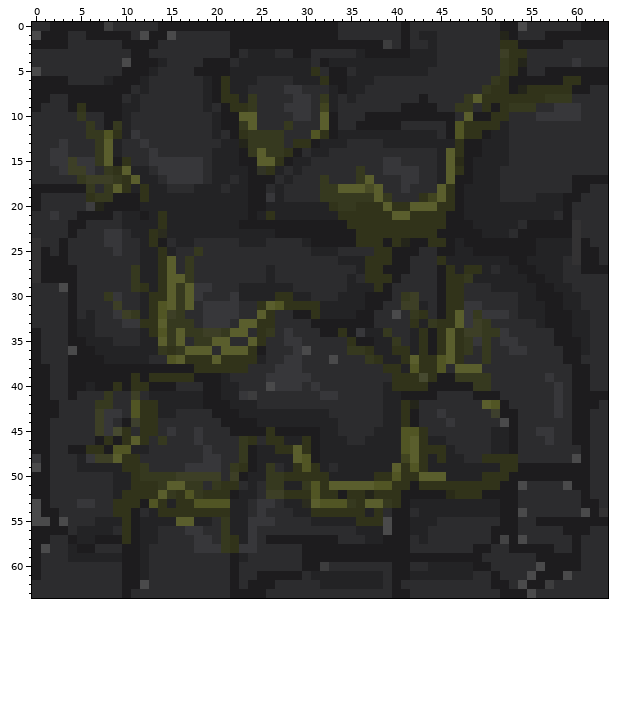
Pixel-art sprite: Assets/textures/stone_moss.png. Above, as it was before the edit.
The file is 64x64 pixels. Colours within 5 levels of each other are drawn and written as one.
After the commit:
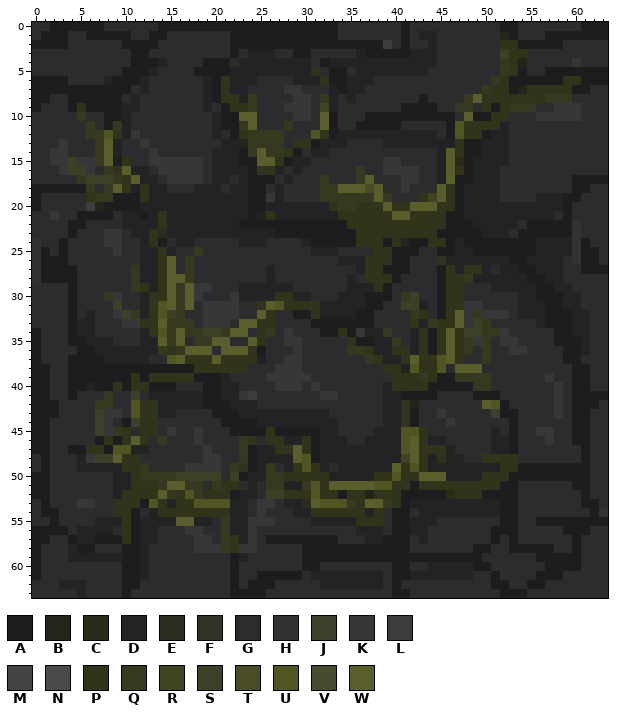
Palette (. is transparent): A #1d1c1e  B #24251a  C #2a2b18  D #232325  E #2b2c1f  F #313326  G #2c2c2e  H #333233  J #3d3f2d  K #37373a  L #3d3d3e  M #434344  N #4a4a4b  P #31331a  Q #36391f  R #414420  S #3d3f26  T #494c26  U #515524  V #474a30  W #5a5e2d
Diff:
@@ x 0..63 @@
- 0 GGAAAAAALGGGGGAAAAAAAAAAAAAAAAAAAAGGGGGGGAGGGGGGGGGGAANGGGGGGAAA
- 1 NAAAGGAAAAAGNAANGGGGGGAAAAAAAAAAAAGGGGGGGAGDDGGGGGGGBAGGGAAAAAAA
+ 0 GGAAAAAAGGGGGGAAAAAAAAAAAAAAAAAAAAGGGGGGGAGGGGGGGGGGAAGGGGGGGAAA
+ 1 GAAAGGAAAAAGGAAGGGGGGGAAAAAAAAAAAAGGGGGGGAGDDGGGGGGGBAGGGAAAAAAA
  2 AAAAGGGGGGAAAAGGGGGGGGAAAAAAAAAAAAAAAAALGAGGDGGGGGGGPPAAAAAGGGGG
  3 GGGGGGGGGGGAAGGGGGGGGGAGDDDGGAAGGGGGDAAAAADDDGGGGGGGSPPGGGGGGGGG
- 4 GGGGGGGGGGNAAADGGGGAAAGDDDDDDDDGADDDDDDDDDDDDGGGGGGGQPBGGGGGKGGG
- 5 NGGGGGGGGGAAADGGGGAAAADDDDDDDDDPGAAGDDDDDDDDGGGGGGGGQPAGGAAAAAAA
+ 4 GGGGGGGGGGGAAADGGGGAAAGDDDDDDDDGADDDDDDDDDDDDGGGGGGGQPBGGGGGKGGG
+ 5 GGGGGGGGGGAAADGGGGAAAADDDDDDDDDPGAAGDDDDDDDDGGGGGGGGQPAGGAAAAAAA
  6 AAAAGGGGDAAADGGGGGGDAPDDDGGGGDDDPAADDDGGGGGGGGGGGGGQPAAAAAAPPAAA
@@ x 1..42 @@
 28 AAAAGGGGGGQDDPWWQGGGGGGGGDGGGGGGGGDGPPPAGG
-29 GGNAGGGGGGQPDPWQWKKGGGDDDDDDGGGGGGDDDPAGGG
+29 GGGAGGGGGGQPDPWQWKKGGGDDDDDDGGGGGGDDDPAGGG
 30 GGGAGGGQKGGDPPWQWKGGGKDDDDPPDDGGGDDDAAAGQS
 31 GGGAGGGGSGGDPUWQWGKKKKGGPWUPPPPDDDDDAAGGSS
-32 GGGAGDGGKSQDPUSQGGKKKKGGWPGGAAPDDDDAAGGNGQ
+32 GGGAGDGGKSQDPUSQGGKKKKGGWPGGAAPDDDDAAGGGGQ
 33 GGGADDGGGKKPPWQQQGKKKGWWPPGGGGAAAAAAAGGGGP
@@ x 2..45 @@
 35 GGAADDDGGGDDWQWGQQWWGGWPGGKKGGGGGPAADDQGDPAP
-36 GGNAADDDDDDDQPQWWWGWWWPAGGGKNGGGGQQPDDPPDPAP
-37 GGAAAADDDDDGGUWPPPWPPPPDGGKKGGGNGGGQPDDPWPPU
+36 GGGAADDDDDDDQPQWWWGWWWPAGGGKGGGGGQQPDDPPDPAP
+37 GGAAAADDDDDGGUWPPPWPPPPDGGKKGGGGGGGQPDDPWPPU
 38 GGAAAAAAAAAAAAAAPPPPPPGGGKKKGGGGGGGGGPPDUPPU
-39 GGAAAAAAAPAPPPPPAAADGGGGKKKKKGGGGGGGGGPPPVPA
-40 GGAADAAPAPPAAAGGGAADDGGGNKKKGKGGGGGGGDPPPPAA
+39 GGAAAAAAAPAPPPPPAAADGGGGKKKKKGGGGGGGGGPPPQPA
+40 GGAADAAPAPPAAAGGGAADDGGGGKKKGKGGGGGGGDPPPPAA
 41 GGAGGGQGGSGDDDDDDAADDKLGGGGGGGKKGGGGGDDAAAAG
@@ x 0..63 @@
 43 AAAGGGGSKKGUPPDDGGGGAAADDDDDDDDDDGGGGGGDDPAGGKGGGGGJAAGGGGKGAAGG
-44 AAGGGGGSKGAJPPGGGGGGGAAAADDDDDDDDDGGGGGDDPAGGGKGGGGGNAGGGGGGAAGG
-45 AAGGGGGSKVPGPPGKGGKGGGAAAAPAAAAADDGGGGDDDUUPGGGGGGGDDAGGKKGGAAGG
+44 AAGGGGGSKGAJPPGGGGGGGAAAADDDDDDDDDGGGGGDDPAGGGKGGGGGGAGGGGGGAAGG
+45 AAGGGGGSKQPGPPGKGGKGGGAAAAPAAAAADDGGGGDDDUUPGGGGGGGDGAGGKKGGAAGG
 46 AAGGGGGAPAPWPGQGGGKGGGGQPGPPDDPADDDGGDDDDUWPDDGGGGGDDAGGGKGGAAGG
 47 AAGGAAPPAUUDDGGGGGGKGGGQADDPPWPADDDDDDDDDUWPPPDGGGGDDAGGGGGGGAGG
-48 KAGGGDKSSWPPGGGGGGGKKGGQADDDDWUADDDDDDDDDRWPDPDDGGPPPPGGGGGGNAGG
-49 NAGGGDDDDDPPQGGGGKKKKGQPADQGDPUPDGDDDDDDWPUPDDDDDDDDPPAAAAAAAAGG
+48 GAGGGDKSSWPPGGGGGGGKKGGQADDDDWUADDDDDDDDDRWPDPDDGGPPPPGGGGGGGAGG
+49 GAGGGDDDDDPPQGGGGKKKKGQPADQGDPUPDGDDDDDDWPUPDDDDDDDDPPAAAAAAAAGG
 50 AAGGGGGGGDDPQQQQSSSSSGSADDQQPPPPPDDDDDPPUPPWWWDDDDPPPAAAAAAAAAGG
-51 AAGGGGGGGDDPPPQWWQQGQPPGDGQQDDQUPWWWWWUUPPAPPPPPPPPPAANGGGGNAAGG
+51 AAGGGGGGGDDPPPQWWQQGQPPGDGQQDDQUPWWWWWUUPPAPPPPPPPPPAAGGGGGGAAGG
 52 AAGGGGGGGDPPPPWQPUQPPPADDGSSPPPUPPAPPBPPPAAAAACPPPAAAAGGGGGGGAGG
-53 NAGGGKKGGPPPAUPDPPUUUUDDGKKGDDEWUUUQPWWQPADDDDDDDDDDAAGGGGGGGAAG
-54 NAAGGGGGGPPAGDPPPPPPPPDDGKGGGDDPPPPPPDPGAAGDDDDDDDDDAANGGGGGGNAH
-55 NNANGGGDDDPADDDDWWDDGQDDKKKGGGGDDDDDPPPNAADDDGGGGGGGAAGGAAAAAAAA
-56 AAAAGDDDDGPADDGGGKKGGQDDKGGGGGGGGGGGDDDNAADDGGGGGGGAAAGGGGGAAAGG
-57 AAGGADDAAAPADDGGGGKKGQPDKGAAAAAAAAGGGDDAAAGDGGGGGGGAMANGGGGGAGGG
-58 ANGGDAAGGGAADGGGGGKKKQPKKGGGGGAAAAAAAAAAAAGGGGGGGAAGGAAAAAGGAGGG
+53 GAGGGKKGGPPPAUPDPPUUUUDDGKKGDDEWUUUQPWWQPADDDDDDDDDDAAGGGGGGGAAG
+54 GAAGGGGGGPPAGDPPPPPPPPDDGKGGGDDPPPPPPDPGAAGDDDDDDDDDAAGGGGGGGGAH
+55 GGAGGGGDDDPADDDDWWDDGQDDKKKGGGGDDDDDPPPGAADDDGGGGGGGAAGGAAAAAAAA
+56 AAAAGDDDDGPADDGGGKKGGQDDKGGGGGGGGGGGDDDGAADDGGGGGGGAAAGGGGGAAAGG
+57 AAGGADDAAAPADDGGGGKKGQPDKGAAAAAAAAGGGDDAAAGDGGGGGGGAGAGGGGGGAGGG
+58 AGGGDAAGGGAADGGGGGKKKQPKKGGGGGAAAAAAAAAAAAGGGGGGGAAGGAAAAAGGAGGG
 59 AGGGDDDDDDAADGGGGGGGGGADGGGGGGAAAAAAAAAAAAAAAAAAAAGGGGGGAAAAAGGG
-60 AGGGGGGGGGAADGGGGGGGGGAGGGGGGGAALGGGGGGGAAGGDDDDDAAGGGGGNAAAAGGG
-61 AGGGGGGGGGAADGGGGGGGGGAGGAAAAAGDDDDDDDDGAADDDDDDDGGAGGGNAAANGGGG
-62 GGGGGGGGGGAANGGGGGGGGGAGAAAGGGGGDDDDDDDGAGGGGGGGGGGAAGNAALGGGGGG
-63 GGGGGGGGGGAGGGGGGGGGGGAAAAGGGGGGGGGGGGGGAAGGGGGGGGGGAAANGGGGGGGG
+60 AGGGGGGGGGAADGGGGGGGGGAGGGGGGGAAGGGGGGGGAAGGDDDDDAAGGGGGGAAAAGGG
+61 AGGGGGGGGGAADGGGGGGGGGAGGAAAAAGDDDDDDDDGAADDDDDDDGGAGGGGAAAGGGGG
+62 GGGDDDGGGGAAGGGGGGGGGGAGAAAGGGGGDDDDDDDGAGGGGGGGGGGAAGGAAGGGGGGG
+63 GGGGGDGGGGAGGGGGGGGGGGAAAAGGGGGGGGGGGGGGAAGGGGGGGGGGAAAGGGGGGGGG
